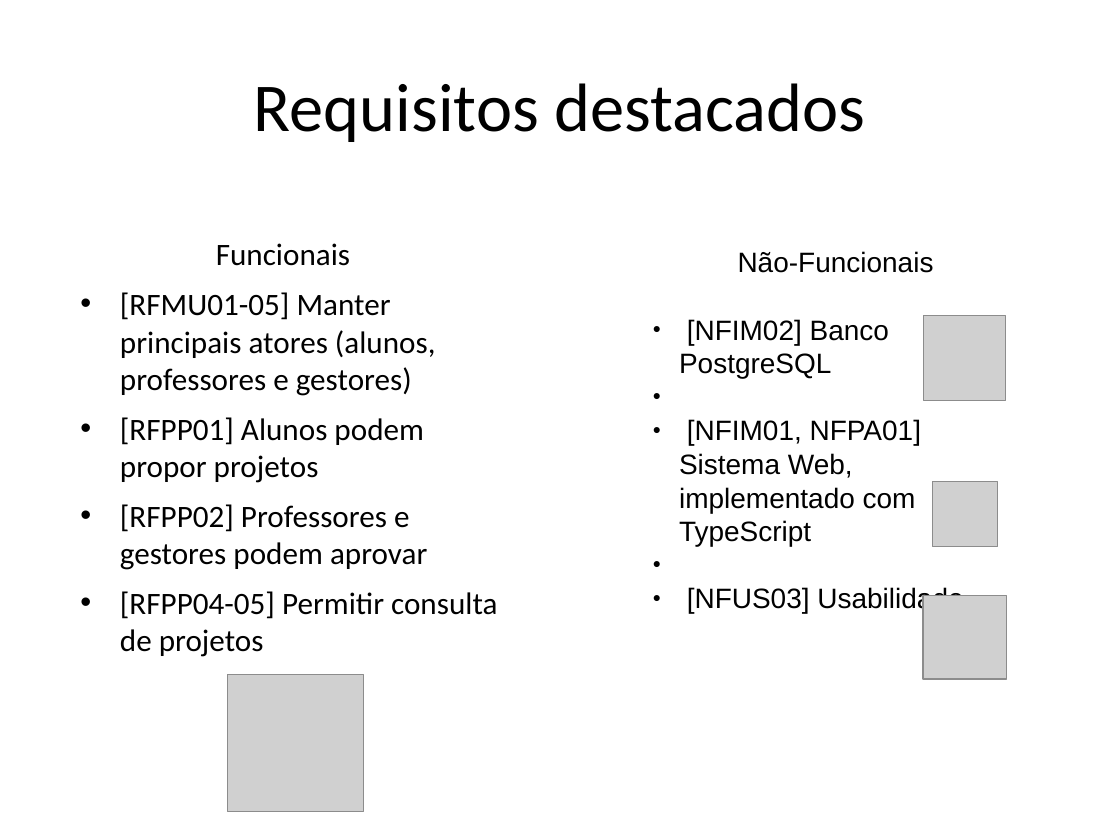
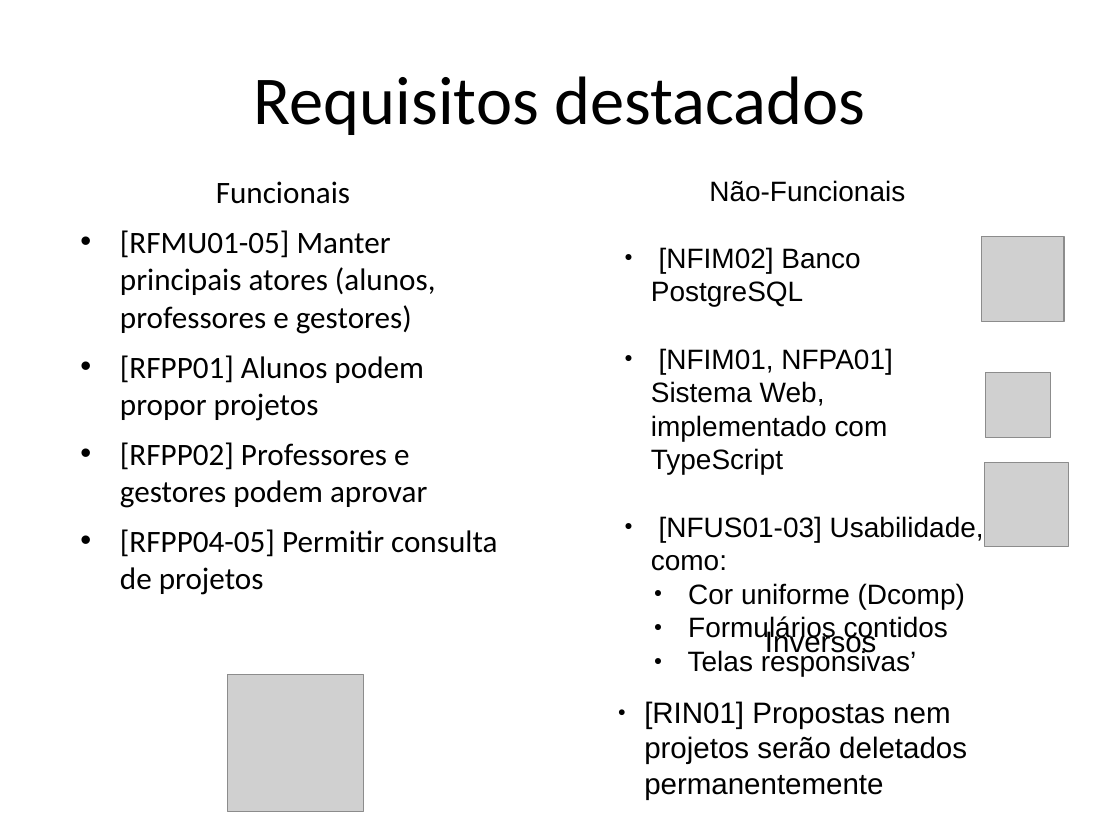
Before and after one commit to Pedro-V/projetorium, a slide deck: slide 8 of documentos/Projetorium-ESI-2023-1.odp. Drawn at 1120x840 pixels with LibreOffice and Linux fonts; fonts in the diff are those of the drawing; grey boxes stand for pictures. Boxes give left, top, right and bottom in pixels: in the first picture for what was removed or moved away, otherwise in the second. Text is boxed around its words. In the diff, an @@ line names an element or a change of style, - is before the commit and + after.

```diff
--- a/documentos/Projetorium-ESI-2023-1.odp
+++ b/documentos/Projetorium-ESI-2023-1.odp
@@ title "Requisitos destacados": place and size @@
-title "Requisitos destacados" at [254,83,865,142]
+title "Requisitos destacados" at [254,76,865,135]
@@ text "Funcionais": place and size @@
-text "Funcionais" at [120,243,497,657]
+text "Funcionais" at [120,181,497,595]
@@ text "Não-Funcionais": place and size @@
-text "Não-Funcionais" at [679,251,963,614]
+text "Não-Funcionais" at [651,180,984,676]
@@ picture: place and size @@
-picture at [923,596,1007,680]
+picture at [981,236,1064,321]
@@ picture: place and size @@
-picture at [923,316,1006,401]
+picture at [986,373,1051,438]
@@ picture: place and size @@
-picture at [933,482,998,547]
+picture at [984,463,1068,547]
@@ text at [651,516,984,676]: text changed @@
-● [NFUS03] Usabilidade
+● [NFUS01-03] Usabilidade, como:
+  ● Cor uniforme (Dcomp)
+  ● Formulários contidos
+  ● Telas responsivas’
@@ text added at [644,629,967,800], 19 pt, text #000000 @@
+Inversos
+● [RIN01] Propostas nem projetos serão deletados permanentemente
```
Also in this commit, not shown: 5 other slides changed, 2 slides added, 5 slides removed, 18 other files.
